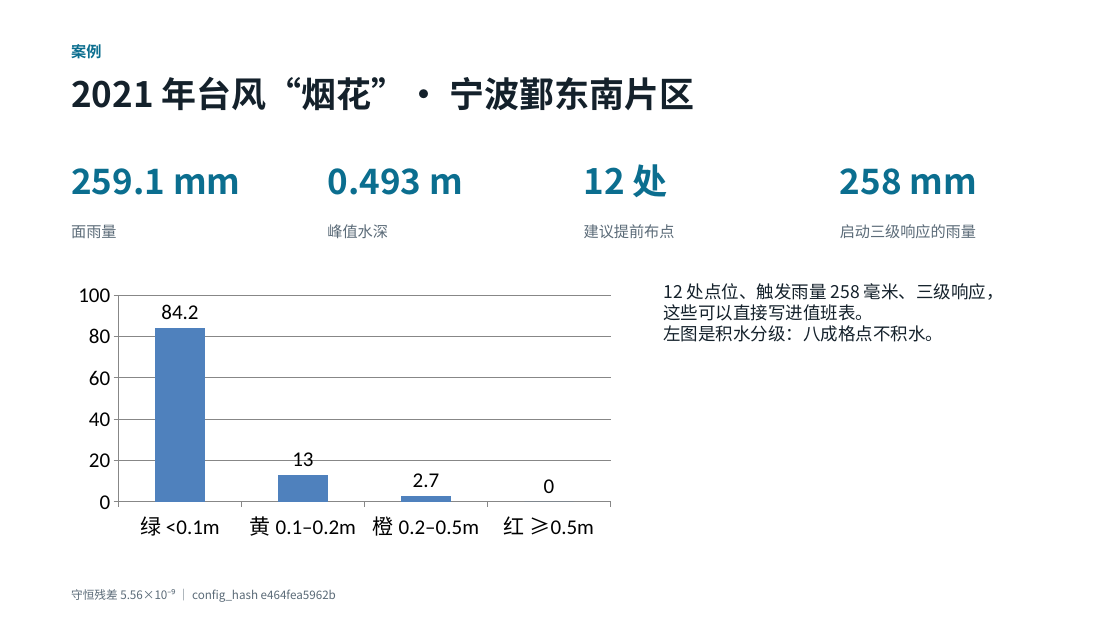
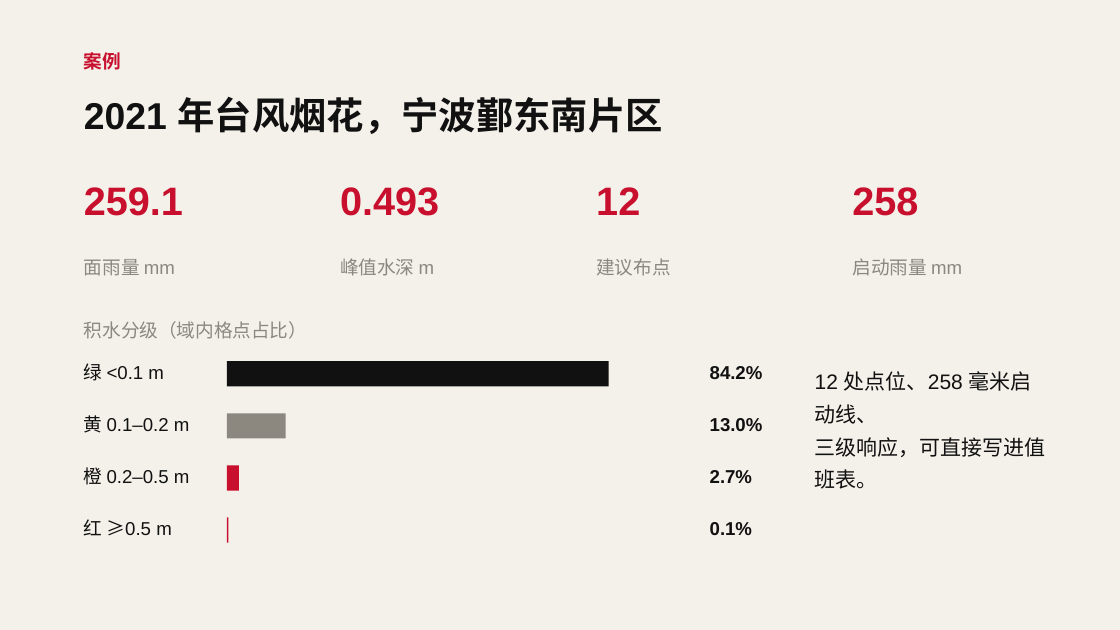
Before and after one commit to toki0413/typhoeus, a slide deck: slide 8 of docs/demo/typhoeus-demo.pptx. Drawn at 1120x630 pixels with LibreOffice and Linux fonts; fonts in the diff are those of the drawing. Boxes give left, top, right and bottom in pixels: in the first picture for what was removed or moved away, otherwise in the second. Text is boxed around its words. In the diff, an @@ line names an element or a change of style, - is before the commit and + after.

```diff
--- a/docs/demo/typhoeus-demo.pptx
+++ b/docs/demo/typhoeus-demo.pptx
@@ rectangle added at [0,0,1120,630], fill #F4F1EA @@
@@ text "案例": place and size @@
-text "案例" at [71,41,101,61]
+text "案例" at [84,49,121,74]
@@ text "案例" at [84,49,121,74]: size 13 to 16 pt, font Noto Sans CJK SC to Arial, text colour #0B6E8F to #C8102E @@
@@ text at [84,97,663,134]: text changed; size 30 to 32 pt; font Noto Sans CJK SC to Arial; text colour #14212B to #111111 @@
-2021 年台风“烟花”· 宁波鄞东南片区
+2021 年台风烟花，宁波鄞东南片区
@@ text at [84,187,183,216]: text changed; size 30 to 34 pt; font Noto Sans CJK SC to Arial; text colour #0B6E8F to #C8102E @@
-259.1 mm
+259.1
@@ text at [340,187,439,216]: text changed; size 30 to 34 pt; font Noto Sans CJK SC to Arial; text colour #0B6E8F to #C8102E @@
-0.493 m
+0.493
@@ text at [596,187,640,215]: text changed; size 30 to 34 pt; font Noto Sans CJK SC to Arial; text colour #0B6E8F to #C8102E @@
-12 处
+12
@@ text at [852,187,918,216]: text changed; size 30 to 34 pt; font Noto Sans CJK SC to Arial; text colour #0B6E8F to #C8102E @@
-258 mm
+258
@@ text at [84,259,175,276]: text changed; size 13 to 16 pt; font Noto Sans CJK SC to Arial; text colour #5B6B78 to #8C8880 @@
-面雨量
+面雨量 mm
@@ text at [340,258,435,276]: text changed; size 13 to 16 pt; font Noto Sans CJK SC to Arial; text colour #5B6B78 to #8C8880 @@
-峰值水深
+峰值水深 m
@@ text at [596,258,670,276]: text changed; size 13 to 16 pt; font Noto Sans CJK SC to Arial; text colour #5B6B78 to #8C8880 @@
-建议提前布点
+建议布点
@@ text at [852,258,962,276]: text changed; size 13 to 16 pt; font Noto Sans CJK SC to Arial; text colour #5B6B78 to #8C8880 @@
-启动三级响应的雨量
+启动雨量 mm
@@ column chart removed at [67,277,622,546] @@
-categories: 绿 <0.1m, 黄 0.1–0.2m, 橙 0.2–0.5m, 红 ≥0.5m
-Series 1: 84.2, 13, 2.7, 0
@@ text added at [84,321,307,339], 16 pt, text #8C8880 @@
+积水分级（域内格点占比）
@@ text added at [84,363,164,381], 16 pt, text #111111 @@
+绿 <0.1 m
@@ rectangle added at [227,361,609,386], fill #111111 @@
@@ text added at [710,366,763,379], 16 pt, text #111111, bold @@
+84.2%
@@ text at [815,371,1046,457]: text changed; size 15 to 18 pt; font Noto Sans CJK SC to Arial; text colour #14212B to #111111 @@
-12 处点位、触发雨量 258 毫米、三级响应，
-这些可以直接写进值班表。
-左图是积水分级：八成格点不积水。
+12 处点位、258 毫米启动线、
+三级响应，可直接写进值班表。
@@ text added at [84,415,190,433], 16 pt, text #111111 @@
+黄 0.1–0.2 m
@@ rectangle added at [227,413,286,439], fill #8C8880 @@
@@ text added at [710,418,763,432], 16 pt, text #111111, bold @@
+13.0%
@@ text added at [84,467,190,485], 16 pt, text #111111 @@
+橙 0.2–0.5 m
@@ rectangle added at [227,465,239,491], fill #C8102E @@
@@ text added at [710,470,752,483], 16 pt, text #111111, bold @@
+2.7%
@@ text added at [84,519,172,536], 16 pt, text #111111 @@
+红 ≥0.5 m
@@ rectangle added at [227,518,229,543], fill #C8102E @@
@@ text added at [710,522,752,535], 16 pt, text #111111, bold @@
+0.1%
@@ text removed at [71,589,336,602] @@
-守恒残差 5.56×10⁻⁹ ｜ config_hash e464fea5962b
```
Also in this commit, not shown: 12 other slides changed, 9 other files.
